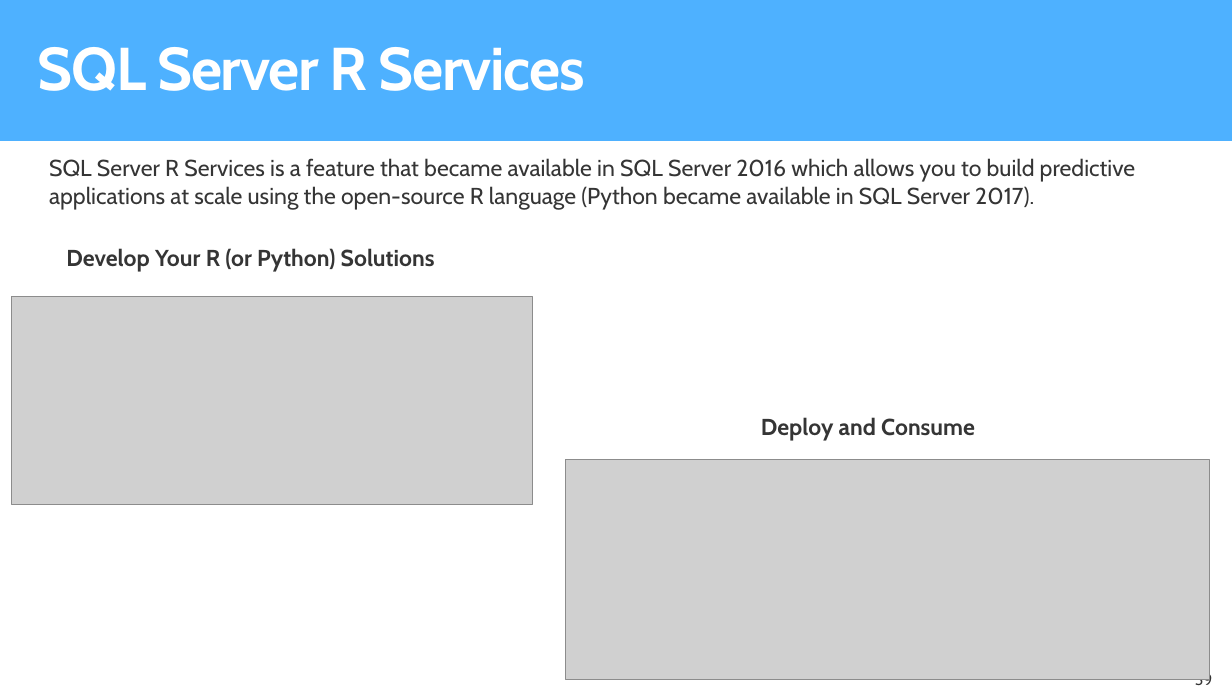
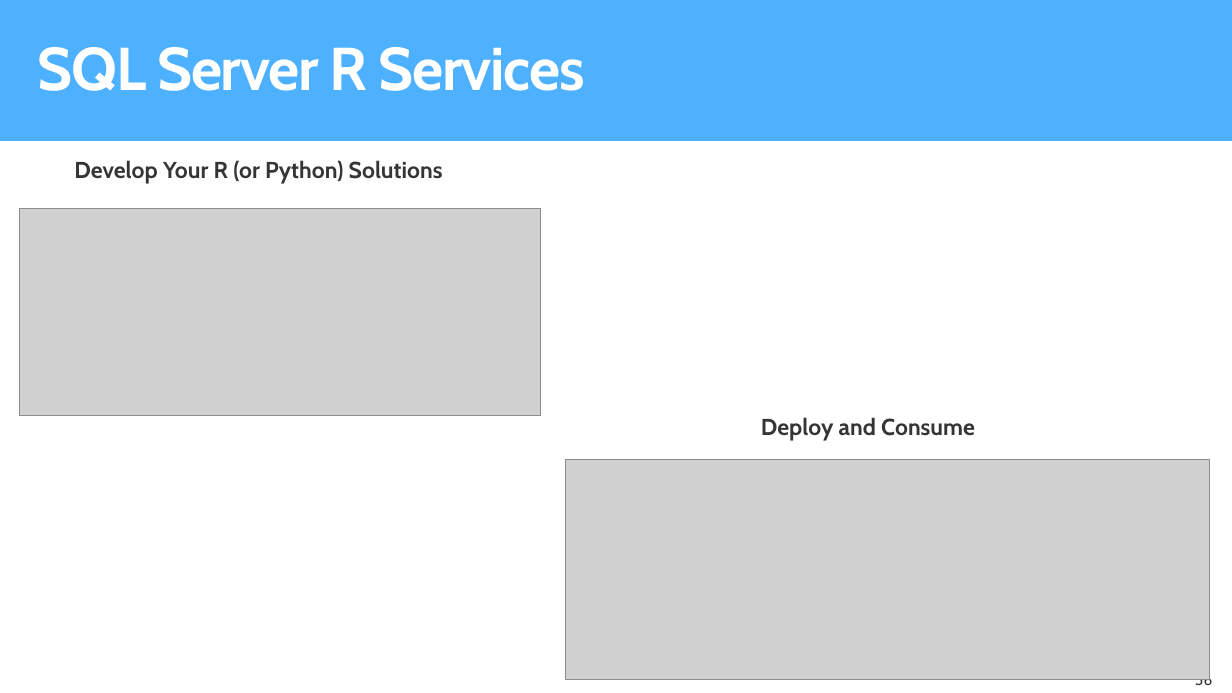
Before and after one commit to microsoft/AI-Immersion-Workshop, a slide deck: slide 36 of R server Tools for scaling R using Azure/docs/ToolsForScalingRUsingAzure.pptx (slide 39 before the commit). Drawn at 1232x693 pixels with LibreOffice and Linux fonts; fonts in the diff are those of the drawing; grey boxes stand for pictures; background and template pictures are left out. Boxes give left, top, right and bottom in pixels: in the first picture for what was removed or moved away, otherwise in the second. Text is boxed around its words. In the diff, an @@ line names an element or a change of style, - is before the commit and + after.

Commit message:
modified slides with more on SQL Server R Services and MRS

```diff
--- a/R server Tools for scaling R using Azure/docs/ToolsForScalingRUsingAzure.pptx
+++ b/R server Tools for scaling R using Azure/docs/ToolsForScalingRUsingAzure.pptx
@@ text removed at box(49, 158, 1136, 210) @@
-SQL Server R Services is a feature that became available in SQL Server 2016 which allows you to build predictive applications at scale using the open-source R language (Python became available in SQL Server 2017).
@@ text "Develop Your R (or Python) ...": place and size @@
-text "Develop Your R (or Python) ..." at box(66, 248, 435, 272)
+text "Develop Your R (or Python) ..." at box(74, 160, 443, 184)
@@ picture: place and size @@
-picture at box(12, 297, 533, 505)
+picture at box(20, 208, 541, 416)
@@ page number at box(1195, 671, 1212, 689): text changed @@
-39
+36
```
Also in this commit, not shown: 3 other slides changed, 2 slides added, 4 slides removed.
